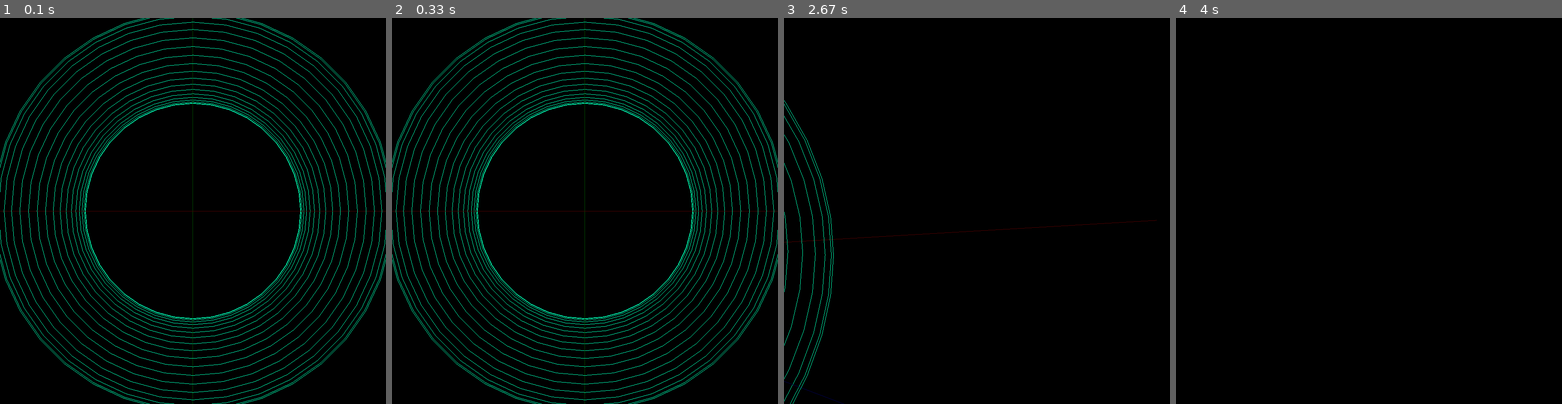
Above: before the commit, frames 1-4 (left to right).
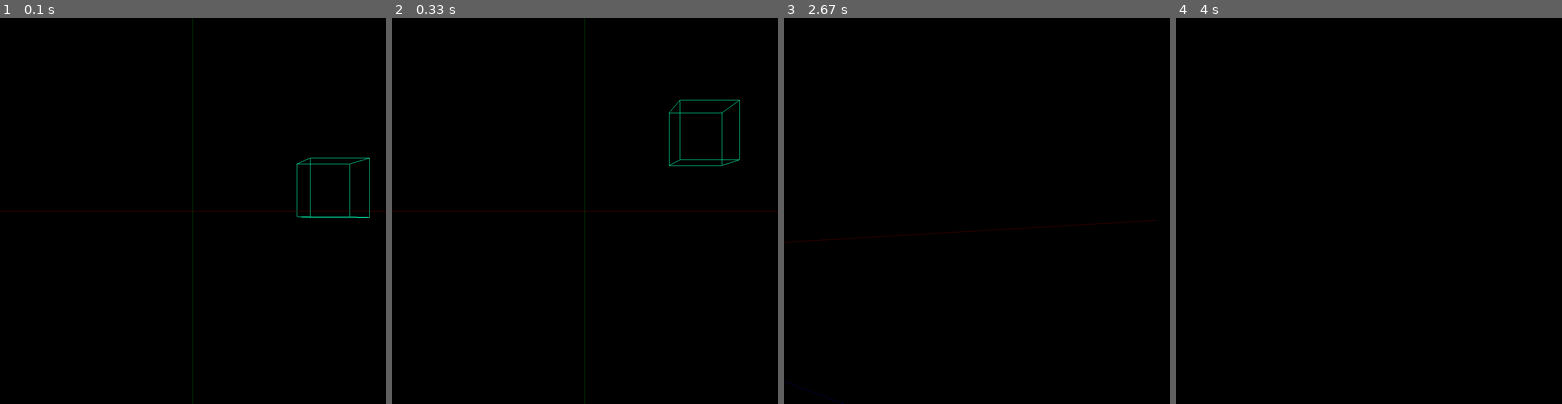
Above: after the commit, the same moments.

Repository: r7melo/CG-with-Python
Game: pygame game, started from circle.py
Two runs of this game, one before a commit and one after it. Both use one fixed random seed, a clock stepped at 60 frames per second and the inputs below.
Inputs (mouse positions are in pixels of both pictures, inside the frame that each line leads up to):
- Up to frame 1 (0.1 s): no input
- Up to frame 2 (0.33 s): no input
- Up to frame 3 (2.67 s): hold Right 0.33-0.8 s; move the mouse to (961, 226) at 0.37 s; hold Up 0.83-1.13 s; hold W 0.83-1.13 s; move the mouse to (1100, 199) at 0.87 s; tap Space at 0.9, 2.3, 2.63 s; tap Shift at 0.98, 2.38 s; hold Down 2.23-2.53 s; hold S 2.23-2.53 s; move the mouse to (1034, 75) at 2.27 s; hold Left from 2.57 s (still down); hold A from 2.57 s (still down); move the mouse to (1023, 245) at 2.6 s
- Up to frame 4 (4 s): tap Space at 2.93, 3.07 s; release Left at 2.97 s; release A at 2.97 s; hold Up 3-3.37 s; hold W 3-3.37 s; move the mouse to (1376, 79) at 3.03 s

The runs differ from the first frame. In frame 1, 4.4% of the frame differs, in the area x 0-100%, y 0-100%; in frame 2, 4.4%; in frame 3, 0.4%; in frame 4, nothing differs.

Commit message:
satelite

Diff:
--- a/circle.py
+++ b/circle.py
@@ -9,56 +9,38 @@
 import pygame
 from math import *
 
+from cube import Cube
 
 class Circle:
+    def __init__(self):
+        self.rotation_x = 0
+        self.rotation_y = 0
 
-    # FUNÇÃO QUALQUER PARA SER REPRESENTADA
-    def f(self, x):
-        a = abs(x) - 1
-        b = 1 - pow(a, 2)
-        if b < 0:
-            return 0
-        else:
-            return sqrt(b)
-
-
-    def g(self, x,y, angle):
-        return ( (y * cos((angle/180)*pi)) - (x * sin((angle/180)*pi)), (y * sin((angle/180)*pi)) + (x * cos((angle/180)*pi)))
+    def spin(self, x,y, angle):
+        return ((y * cos((angle/180)*pi)) - (x * sin((angle/180)*pi)), (y * sin((angle/180)*pi)) + (x * cos((angle/180)*pi)))
 
 
 
-    def circle(self, angle_z=0):
-        angle = 0
-        dz = 10
-        rain = 5
-
-        glBegin(GL_LINES)
+    def circle(self, x=0, y=0, z=0, rain=0, angle_x=0, angle_y=0):
         glColor3f(0,1,0.7)
 
+        spiny = (0,0)
+        if angle_y > 0:
+            spiny = self.spin(0,rain,angle_y)
 
-        while 0 <= angle < 360:
+        spinx = (0,0)
+        if angle_x > 0:
+            spinx = self.spin(0,rain,angle_x)
 
-            glVertex3f(self.g(0,rain,angle)[0], self.g(0,rain,angle)[1], angle_z)
-            glVertex3f(self.g(0,rain,angle+dz)[0], self.g(0,rain,angle+dz)[1], angle_z)
 
-            angle += dz
-
-        glEnd()
-
-    def esfera(self):
-        angle = 0
-        dy = 10
-
-        while 0 <= angle < 360:
-            self.circle(self.g(0,5,angle)[1])
-            angle += dy
+        Cube(spiny[0] ,spiny[1], spinx[0])
 
 
 
 
     def update(self):
-        self.esfera()
-        self.circle()
+        self.circle(angle_y=self.rotation_y, angle_x=self.rotation_x, rain=5)
+        self.rotation_y += 1
 
 
 if __name__=="__main__":
